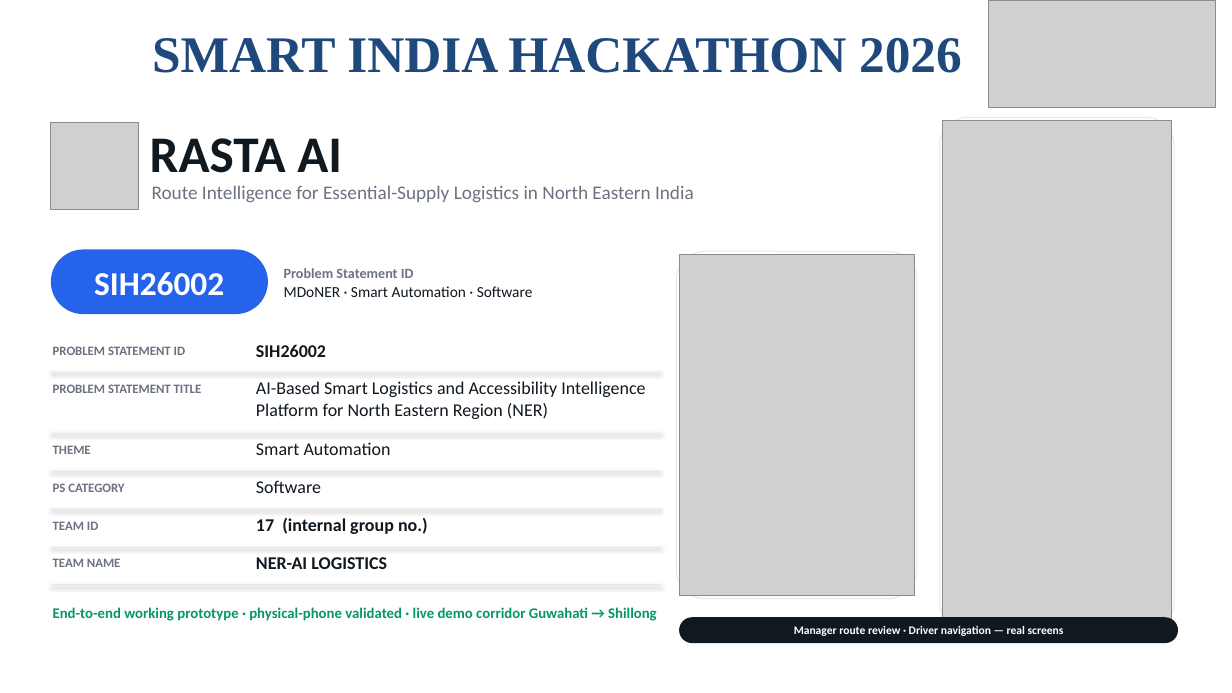
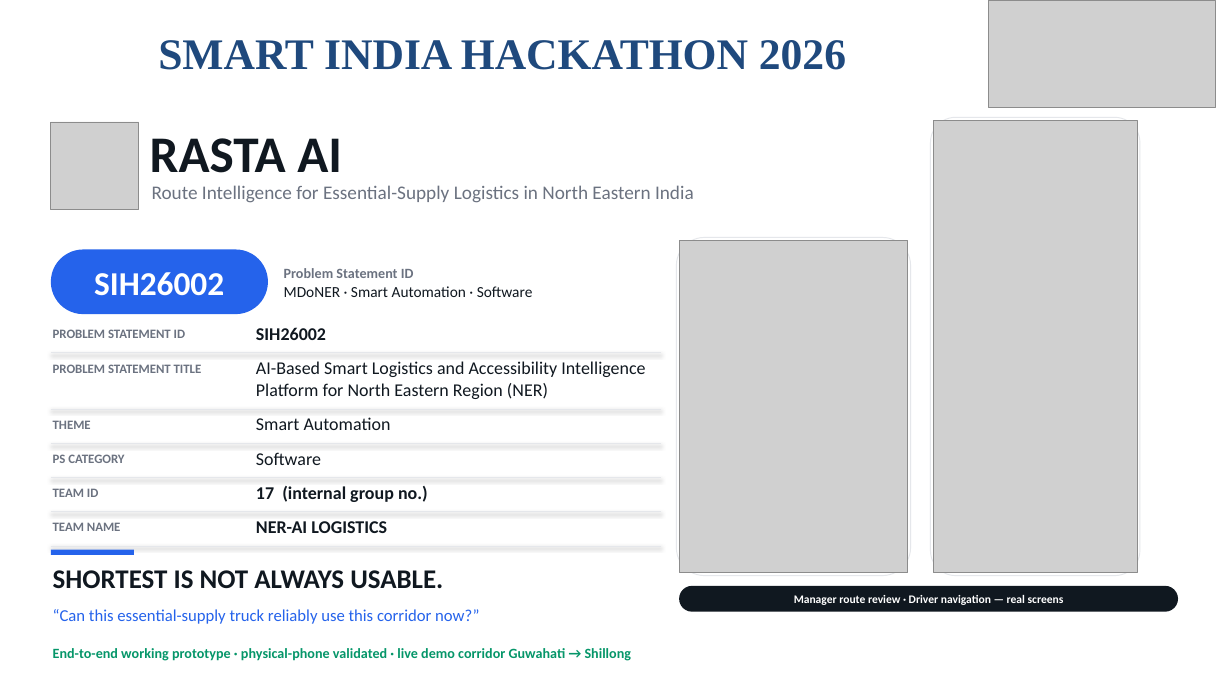
Before and after one commit to nxtlucifer/ner-ai-logistics, a slide deck: slide 1 of docs/submission/RASTA_AI_SIH26002_TEAM17_FINAL.pptx. Drawn at 1232x693 pixels with LibreOffice and Linux fonts; fonts in the diff are those of the drawing; grey boxes stand for pictures. Boxes give left, top, right and bottom in pixels: in the first picture for what was removed or moved away, otherwise in the second. Text is boxed around its words. In the diff, an @@ line names an element or a change of style, - is before the commit and + after.

```diff
--- a/docs/submission/RASTA_AI_SIH26002_TEAM17_FINAL.pptx
+++ b/docs/submission/RASTA_AI_SIH26002_TEAM17_FINAL.pptx
@@ title "SMART INDIA HACKATHON 2026" at [158, 40, 846, 70]: size 40 to 34 pt @@
@@ rounded rectangle: place and size @@
-rounded rectangle at [940, 117, 1175, 631]
+rounded rectangle at [931, 117, 1141, 576]
@@ picture: place and size @@
-picture at [943, 120, 1172, 628]
+picture at [933, 120, 1138, 573]
@@ rounded rectangle: place and size @@
-rounded rectangle at [677, 251, 917, 599]
+rounded rectangle at [677, 238, 911, 576]
@@ picture: place and size @@
-picture at [679, 254, 914, 596]
+picture at [679, 240, 909, 573]
@@ text "PROBLEM STATEMENT ID": place and size @@
-text "PROBLEM STATEMENT ID" at [53, 346, 186, 355]
+text "PROBLEM STATEMENT ID" at [53, 329, 186, 338]
@@ text "SIH26002": place and size @@
-text "SIH26002" at [256, 344, 326, 357]
+text "SIH26002" at [256, 327, 326, 340]
@@ text "PROBLEM STATEMENT TITLE": place and size @@
-text "PROBLEM STATEMENT TITLE" at [53, 384, 202, 393]
+text "PROBLEM STATEMENT TITLE" at [53, 364, 202, 373]
@@ line moved from (51, 372) - (661, 372) to (51, 353) - (661, 353) @@
@@ text "AI-Based Smart Logistics and Accessibility ...": place and size @@
-text "AI-Based Smart Logistics and Accessibility ..." at [256, 381, 645, 419]
+text "AI-Based Smart Logistics and Accessibility ..." at [256, 361, 645, 399]
@@ 2 texts, 2 lines: place and size @@
-2 texts, 2 lines at [51, 433, 661, 471]
+2 texts, 2 lines at [51, 409, 661, 444]
@@ text "17 (internal group no.)": place and size @@
-text "17 (internal group no.)" at [256, 518, 428, 534]
+text "17 (internal group no.)" at [256, 486, 428, 502]
@@ 3 texts, 1 line: place and size @@
-3 texts, 1 line at [51, 521, 661, 569]
+3 texts, 1 line at [51, 488, 661, 533]
@@ line moved from (51, 585) - (661, 585) to (51, 546) - (661, 546) @@
@@ rectangle added at [51, 550, 134, 555], fill #2563EB @@
@@ text added at [53, 570, 443, 588], 21 pt, text #101820, bold @@
+SHORTEST IS NOT ALWAYS USABLE.
@@ 2 texts, 1 line, 1 rounded rectangle: place and size @@
-2 texts, 1 line, 1 rounded rectangle at [51, 480, 1178, 643]
+2 texts, 1 line, 1 rounded rectangle at [51, 452, 1178, 612]
@@ text added at [53, 609, 479, 624], 13 pt, text #2563EB @@
+“Can this essential-supply truck reliably use this corridor now?”
@@ text "End-to-end working prototype · physical-phone ...": place and size @@
-text "End-to-end working prototype · physical-phone ..." at [53, 607, 657, 621]
+text "End-to-end working prototype · physical-phone ..." at [53, 648, 632, 661]
@@ text "End-to-end working prototype · physical-phone ..." at [53, 648, 632, 661]: size 11.5 to 11 pt @@
```
Also in this commit, not shown: 2 other slides changed, 14 other files.
